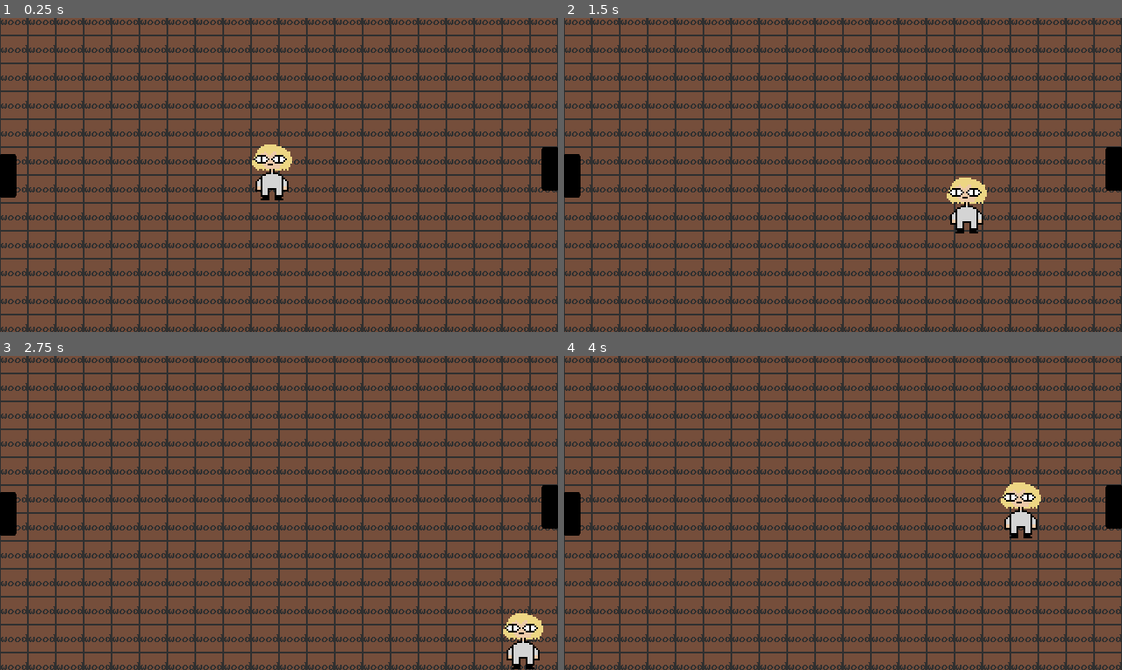
Above: before the commit, frames 1-4 (two rows, left to right).
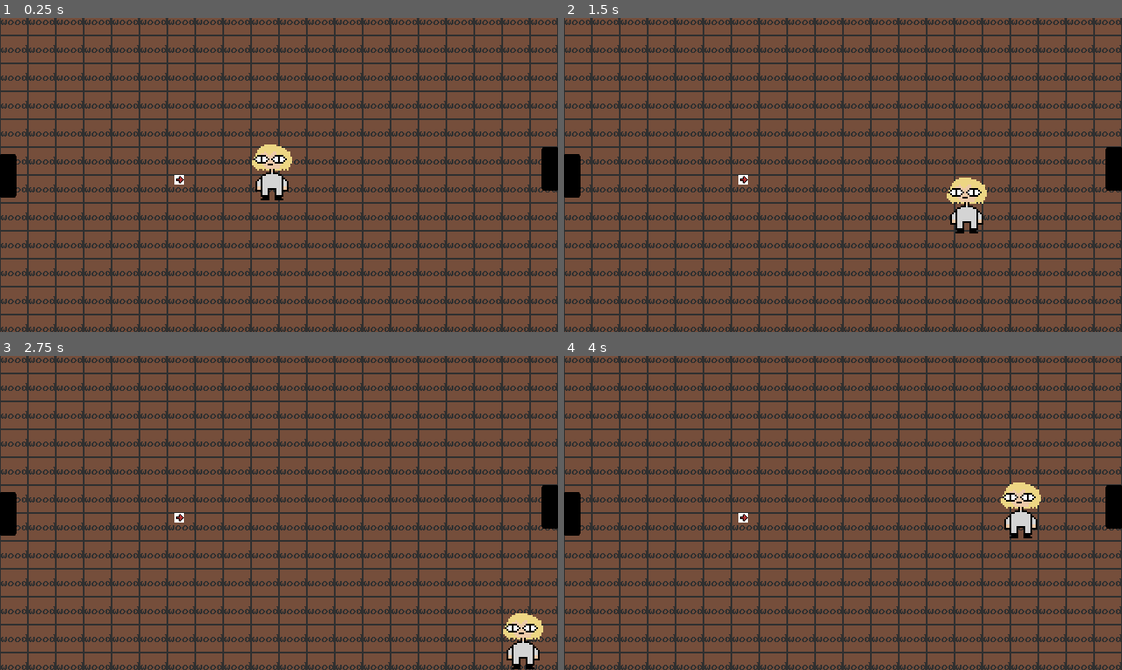
Above: after the commit, the same moments.

Repository: JakubKraus2/game-jam
Game: Godot game, scene res://game/levels/test_level.tscn
Same seed, same stepped clock (60 frames per second), same inputs: the game is played once before the commit and once after it. This scene is started directly instead of the project's main scene. The engine's default icon, where the game draws it, is replaced by a stand-in: a white triangle on a blue panel in a dark square.
Inputs:
- Up to frame 1 (0.25 s): no input
- Up to frame 2 (1.5 s): tap Enter at 0.5 s; hold D (move_right) 0.53-1.28 s; tap F (interact, bound only after the commit) at 0.6, 1.35 s; hold S (move_down) from 1.28 s (still down)
- Up to frame 3 (2.75 s): release S (move_down) at 2.03 s; hold D (move_right) from 2.03 s (still down); tap F (interact, bound only after the commit) at 2.1 s
- Up to frame 4 (4 s): release D (move_right) at 2.78 s; hold W (move_up) 2.78-3.53 s; tap F (interact, bound only after the commit) at 2.85, 3.6 s; hold A (move_left) from 3.53 s (still down)

The runs differ from the first frame. In frame 1, less than 0.1% of the frame differs, in the area x 31-33%, y 50-54%; in frame 2, less than 0.1%; in frame 3, less than 0.1%; in frame 4, less than 0.1%.

Commit message:
player can now pick up items, new substance parent class

Diff:
--- a/game/entities/player/player.tscn
+++ b/game/entities/player/player.tscn
@@ -3,10 +3,11 @@
 [ext_resource type="Script" path="res://game/entities/player/player.gd" id="1_ikhtd"]
 [ext_resource type="Texture2D" uid="uid://bkkthac4y68ts" path="res://assets/player.png" id="2_u6xck"]
 
-[sub_resource type="CapsuleShape2D" id="CapsuleShape2D_br0sa"]
-radius = 8.0
+[sub_resource type="RectangleShape2D" id="RectangleShape2D_v3840"]
+size = Vector2(15, 7)
 
 [node name="Player" type="CharacterBody2D"]
+z_index = 1
 scale = Vector2(2, 2)
 script = ExtResource("1_ikhtd")
 
@@ -14,4 +15,5 @@
 texture = ExtResource("2_u6xck")
 
 [node name="CollisionShape2D" type="CollisionShape2D" parent="."]
-shape = SubResource("CapsuleShape2D_br0sa")
+position = Vector2(-0.5, 12.5)
+shape = SubResource("RectangleShape2D_v3840")
--- a/game/levels/test_level.tscn
+++ b/game/levels/test_level.tscn
@@ -1,8 +1,9 @@
-[gd_scene load_steps=4 format=3 uid="uid://d10ik3agmtbg1"]
+[gd_scene load_steps=5 format=3 uid="uid://d10ik3agmtbg1"]
 
 [ext_resource type="PackedScene" uid="uid://duequn7bci144" path="res://game/entities/player/player.tscn" id="1_f1nhd"]
 [ext_resource type="PackedScene" uid="uid://be3i21vcvv2fl" path="res://game/levels/room.tscn" id="1_u4083"]
 [ext_resource type="PackedScene" uid="uid://dcafk723wfvb2" path="res://game/objects/door.tscn" id="2_4xygn"]
+[ext_resource type="PackedScene" uid="uid://dxj0hix8hj2pc" path="res://game/objects/substances/test_substance.tscn" id="4_jkhfc"]
 
 [node name="TestLevel" type="Node2D"]
 
@@ -28,3 +29,6 @@
 
 [node name="Player" parent="." instance=ExtResource("1_f1nhd")]
 position = Vector2(313, 177)
+
+[node name="TestSubstance" parent="." instance=ExtResource("4_jkhfc")]
+position = Vector2(206, 186)
--- /dev/null
+++ b/game/objects/substances/substance_parent.gd
@@ -0,0 +1,39 @@
+extends Area2D
+class_name Substance
+
+
+var player
+@export var substance_name = "test"
+@onready var interaction_text = $Label
+@onready var substance_name_text = $Label2
+
+
+func _ready():
+	interaction_text.visible = false #set text to invisible
+	substance_name_text.visible = false #set text to invisible
+	interaction_text.text = "[" + InputMap.action_get_events("interact")[0].as_text() + "]" #set text to interaction
+	substance_name_text.text = substance_name #set text to sbbstance name
+	set_process(false) #process is turned off for optimalization
+
+func _process(delta): #is called every frame
+	if Input.is_action_just_pressed("interact"): #after pressing F
+		if get_parent().name != "Player": #is player not the current parent?
+			reparent(player) #change current parent to player
+			position = Vector2(0, -16) #set position
+			interaction_text.visible = false #set text to invisible
+			substance_name_text.visible = false #set text to invisible
+		else: #player IS the parent
+			reparent(get_tree().root) #change parent to root of the tree
+
+
+func _on_body_entered(body): #if player collides with substance
+	interaction_text.visible = true #set text to visible
+	substance_name_text.visible = true #set text to visible
+	player = body #player is now saved into player variable
+	set_process(true) #process is turned on
+
+func _on_body_exited(body): #player is no longer colliding with substance
+	if get_parent().name == "Player":
+		set_process(false) #turn process off
+	interaction_text.visible = false #set text to invisible
+	substance_name_text.visible = false #set text to invisible
--- /dev/null
+++ b/game/objects/substances/test_substance.gd
@@ -0,0 +1 @@
+extends Substance
--- /dev/null
+++ b/game/objects/substances/test_substance.tscn
@@ -0,0 +1,38 @@
+[gd_scene load_steps=4 format=3 uid="uid://dxj0hix8hj2pc"]
+
+[ext_resource type="Texture2D" uid="uid://ccddntubxbipw" path="res://assets/arrow.png" id="1_ikc3n"]
+[ext_resource type="Script" path="res://game/objects/substances/test_substance.gd" id="1_wcy1o"]
+
+[sub_resource type="RectangleShape2D" id="RectangleShape2D_vd6ds"]
+size = Vector2(38, 21)
+
+[node name="TestSubstance" type="Area2D"]
+script = ExtResource("1_wcy1o")
+
+[node name="Sprite2D" type="Sprite2D" parent="."]
+texture = ExtResource("1_ikc3n")
+
+[node name="CollisionShape2D" type="CollisionShape2D" parent="."]
+position = Vector2(0, 1.5)
+shape = SubResource("RectangleShape2D_vd6ds")
+
+[node name="Label" type="Label" parent="."]
+z_index = 10
+offset_left = -20.0
+offset_top = -38.0
+offset_right = 20.0
+offset_bottom = -15.0
+horizontal_alignment = 1
+vertical_alignment = 1
+
+[node name="Label2" type="Label" parent="."]
+z_index = 10
+offset_left = -20.0
+offset_top = -25.0
+offset_right = 20.0
+offset_bottom = -2.0
+horizontal_alignment = 1
+vertical_alignment = 1
+
+[connection signal="body_entered" from="." to="." method="_on_body_entered"]
+[connection signal="body_exited" from="." to="." method="_on_body_exited"]
--- a/project.godot
+++ b/project.godot
@@ -30,21 +30,31 @@
 move_left={
 "deadzone": 0.5,
 "events": [Object(InputEventKey,"resource_local_to_scene":false,"resource_name":"","device":-1,"window_id":0,"alt_pressed":false,"shift_pressed":false,"ctrl_pressed":false,"meta_pressed":false,"pressed":false,"keycode":65,"physical_keycode":65,"key_label":65,"unicode":97,"echo":false,"script":null)
+, Object(InputEventJoypadMotion,"resource_local_to_scene":false,"resource_name":"","device":-1,"axis":0,"axis_value":-1.0,"script":null)
 ]
 }
 move_right={
 "deadzone": 0.5,
 "events": [Object(InputEventKey,"resource_local_to_scene":false,"resource_name":"","device":-1,"window_id":0,"alt_pressed":false,"shift_pressed":false,"ctrl_pressed":false,"meta_pressed":false,"pressed":false,"keycode":0,"physical_keycode":68,"key_label":0,"unicode":100,"echo":false,"script":null)
+, Object(InputEventJoypadMotion,"resource_local_to_scene":false,"resource_name":"","device":-1,"axis":0,"axis_value":1.0,"script":null)
 ]
 }
 move_up={
 "deadzone": 0.5,
 "events": [Object(InputEventKey,"resource_local_to_scene":false,"resource_name":"","device":-1,"window_id":0,"alt_pressed":false,"shift_pressed":false,"ctrl_pressed":false,"meta_pressed":false,"pressed":false,"keycode":0,"physical_keycode":87,"key_label":0,"unicode":119,"echo":false,"script":null)
+, Object(InputEventJoypadMotion,"resource_local_to_scene":false,"resource_name":"","device":-1,"axis":1,"axis_value":-1.0,"script":null)
 ]
 }
 move_down={
 "deadzone": 0.5,
 "events": [Object(InputEventKey,"resource_local_to_scene":false,"resource_name":"","device":-1,"window_id":0,"alt_pressed":false,"shift_pressed":false,"ctrl_pressed":false,"meta_pressed":false,"pressed":false,"keycode":0,"physical_keycode":83,"key_label":0,"unicode":115,"echo":false,"script":null)
+, Object(InputEventJoypadMotion,"resource_local_to_scene":false,"resource_name":"","device":-1,"axis":1,"axis_value":1.0,"script":null)
+]
+}
+interact={
+"deadzone": 0.5,
+"events": [Object(InputEventKey,"resource_local_to_scene":false,"resource_name":"","device":-1,"window_id":0,"alt_pressed":false,"shift_pressed":false,"ctrl_pressed":false,"meta_pressed":false,"pressed":false,"keycode":70,"physical_keycode":0,"key_label":0,"unicode":102,"echo":false,"script":null)
+, Object(InputEventJoypadButton,"resource_local_to_scene":false,"resource_name":"","device":-1,"button_index":0,"pressure":0.0,"pressed":true,"script":null)
 ]
 }
 
Not shown, added: game/objects/substances/tes1E27.tmp
